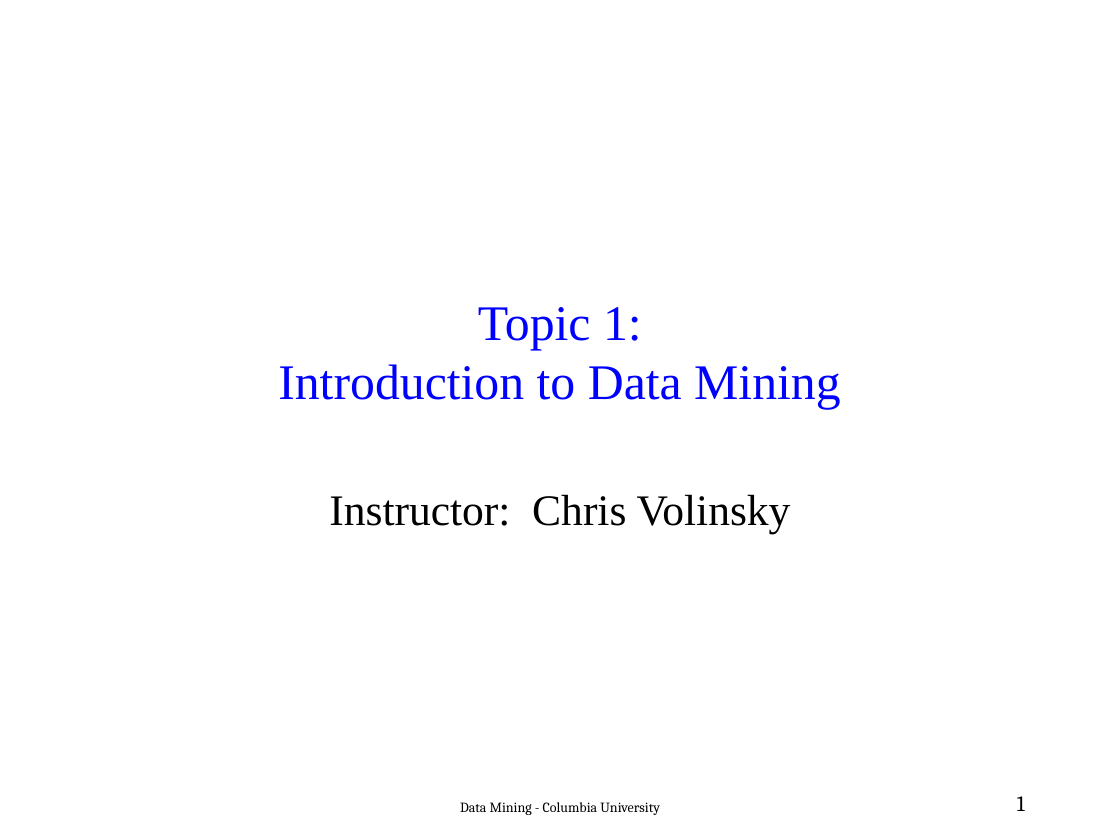
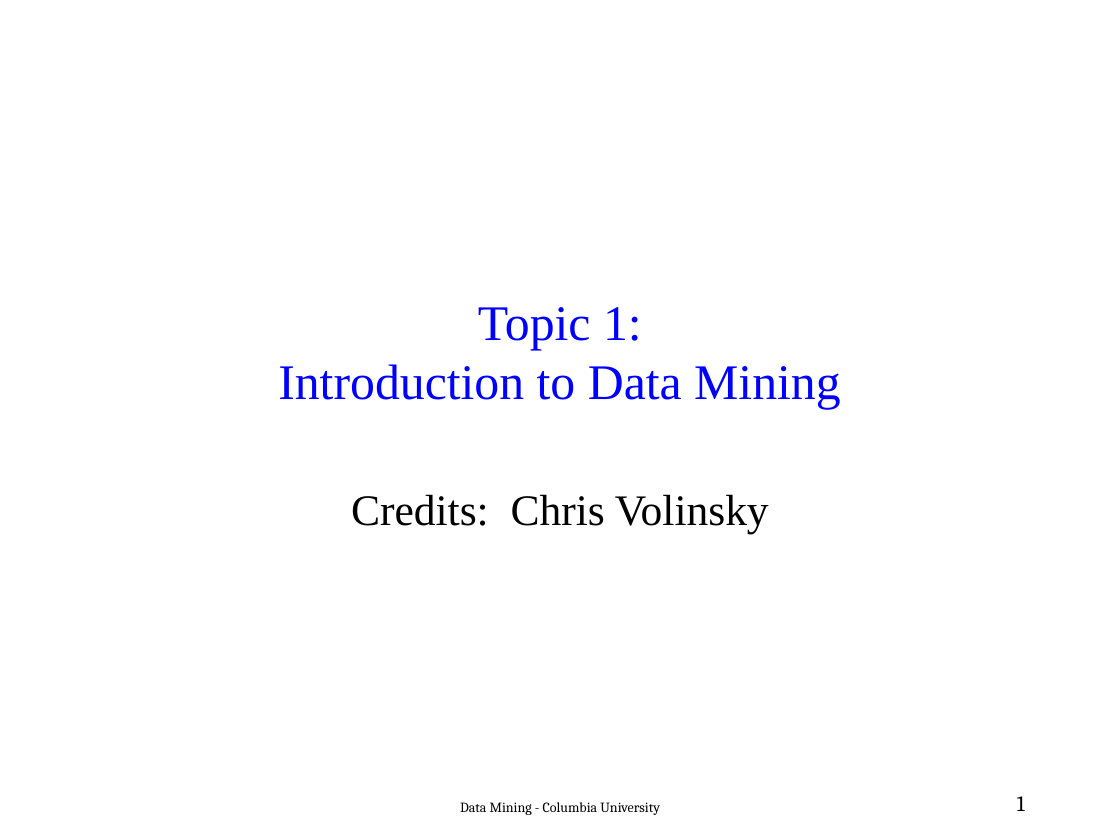
Before and after one commit to JamesByers/GA-SEA-DAT1, a slide deck: slide 1 of slides/01_types_of_data.pptx. Drawn at 1120x840 pixels with LibreOffice and Linux fonts; fonts in the diff are those of the drawing. Boxes give left, top, right and bottom in pixels: in the first picture for what was removed or moved away, otherwise in the second. Text is boxed around its words. In the diff, an @@ line names an element or a change of style, - is before the commit and + after.

Commit message:
Updated types of data slides

```diff
--- a/slides/01_types_of_data.pptx
+++ b/slides/01_types_of_data.pptx
@@ subtitle at (351, 494, 769, 533): text changed @@
-Instructor: Chris Volinsky
+Credits: Chris Volinsky
```
Also in this commit, not shown: 1 other file.
